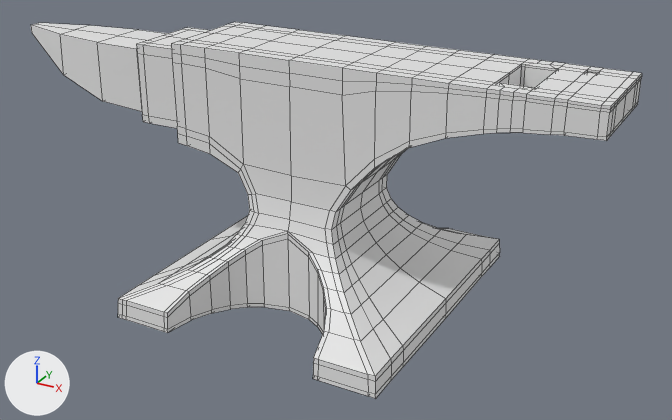
Two versions of the FBX model Resources/Models/anvil.fbx, one commit apart.
One viewpoint serves both versions: a 50 mm camera at (0.43, -0.749, 0.464) aimed at (0.013, 0.009, 0.085). The lights are fixed; the arrows at lower left show +X, +Y and +Z. Mesh edges are drawn as thin lines. Where no turn or scale is listed for an object, it has been applied to the vertices.

The first picture shows 'Anvil'.
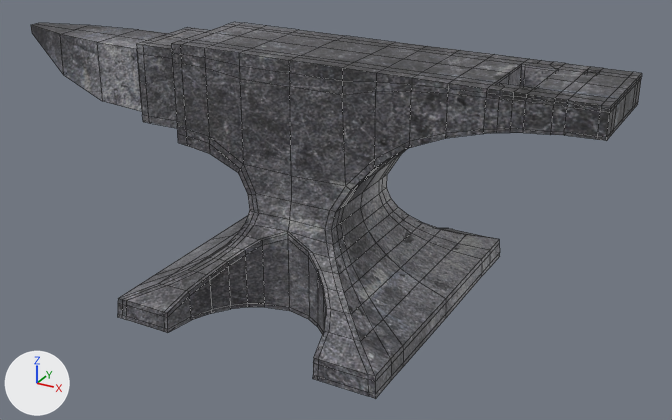
The change, as a list of edits to the scene's bpy script:
```text
Add img_metal_dds:
    img_metal_dds = load_image('metal.dds', '../Textures/metal.dds', 2048, 2048, 'sRGB')
Add mat_material_001:
    mat_material_001 = principled_material('Material.001')
    mat_material_001.texture = img_metal_dds
Change me_cube_001:
    where me_cube_001.from_pydata(...)  # 960 vertices, 958 faces; spans x -0.367..0.285, y -0.154..0.154, z 0.0..0.252
    add me_cube_001.materials.append(mat_material_001)  # picture img_metal_dds
```

Changed parts and their boxes (x1, y1, x2, y2) in the pictures (672 x 420 px):
'Anvil', recoloured
    both: (31, 22, 642, 399)
